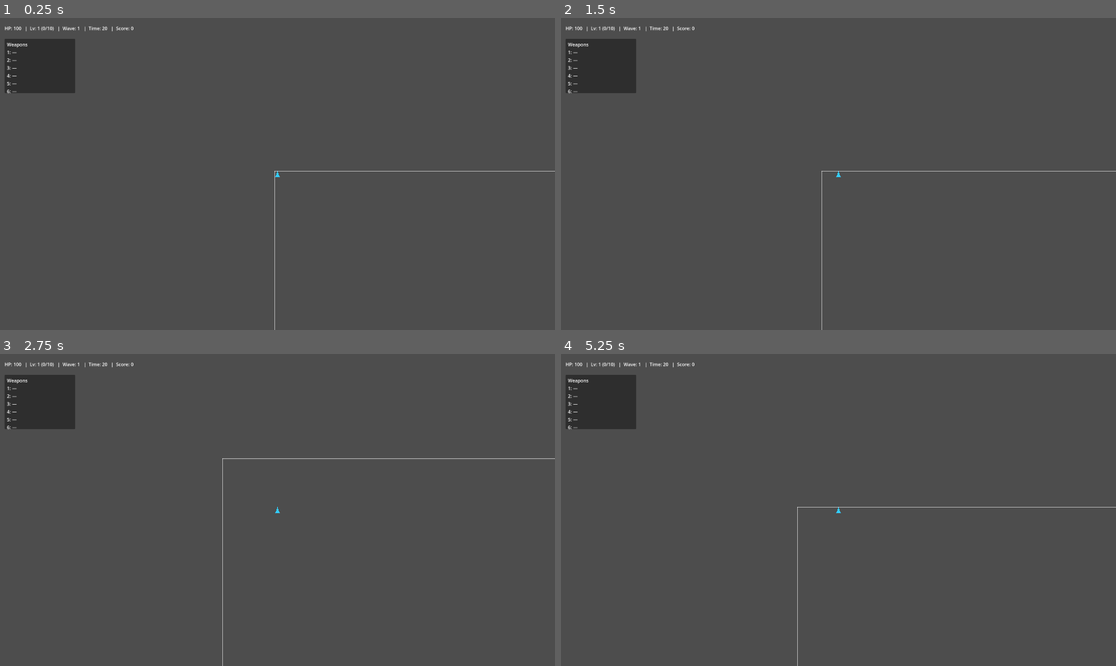
Above: before the commit, frames 1-4 (two rows, left to right).
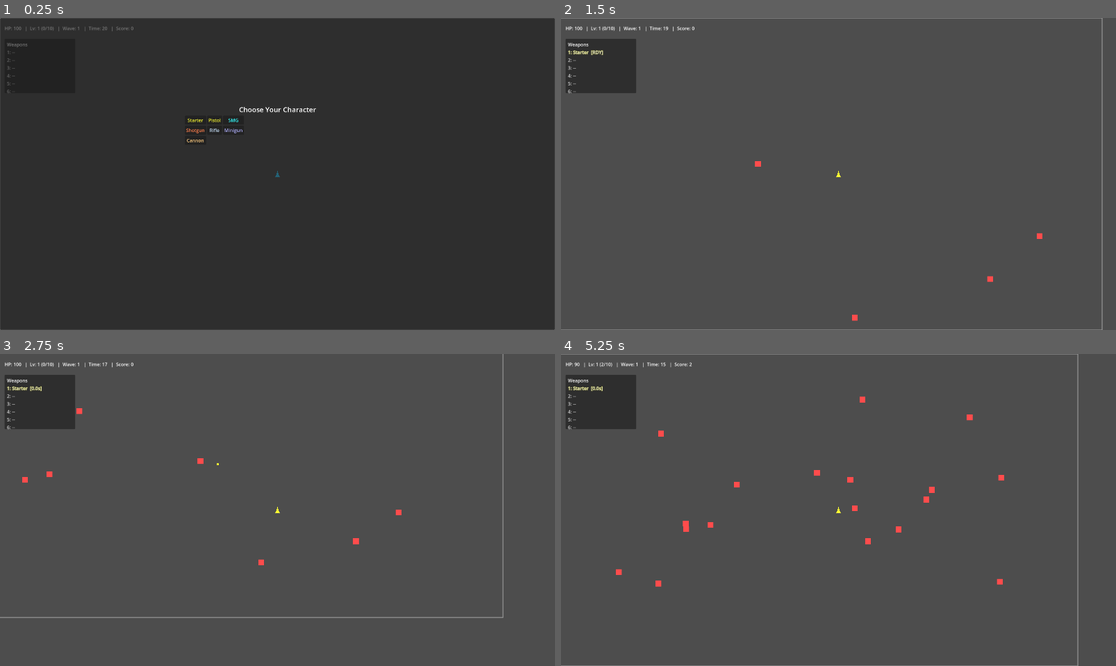
Above: after the commit, the same moments.

Repository: Deitox/Dexcoto
Game: Godot game, scene res://scenes/Main.tscn
Same seed, same stepped clock (60 frames per second), same inputs: the game is played once before the commit and once after it.
Inputs (mouse positions are in pixels of both pictures, inside the frame that each line leads up to):
- Up to frame 1 (0.25 s): no input
- Up to frame 2 (1.5 s): click (755, 120) at 0.5 s, where only the run after the commit has a clickable "Starter"; tap Enter at 1.25 s; hold Right (ui_right) from 1.28 s (still down)
- Up to frame 3 (2.75 s): release Right (ui_right) at 2.03 s; hold Down (ui_down) from 2.03 s (still down)
- Up to frame 4 (5.25 s): release Down (ui_down) at 2.78 s; hold Right (ui_right) 2.78-3.53 s; hold Up (ui_up) 3.53-4.28 s; hold Left (ui_left) from 4.28 s (still down)

The runs differ from the first frame. In frame 1, 97% of the frame differs, in the area x 0-100%, y 0-100%; in frame 2, 1.0%; in frame 3, 1.1%; in frame 4, 1.5%.
Error before the commit: Parse Error: Expected indented block after function declaration. (res://scripts/main.gd:649)

Commit message:
fix(shop): clear stale borders and apply only to owned weapons

Diff:
--- a/scripts/main.gd
+++ b/scripts/main.gd
@@ -40,6 +40,9 @@
 # Use global class UpgradeDB (from upgrades.gd)
 const ShopDB = preload("res://scripts/shop.gd")
 const TURRET_SCENE: PackedScene = preload("res://scenes/Turret.tscn")
+
+# HUD highlight map for weapon changes while in shop
+var _hud_highlight: Dictionary = {}
 
 # Performance caps
 const SOFT_CAP_ENEMIES: int = 40
@@ -399,8 +402,13 @@
 		btns[i].add_theme_color_override("font_hover_color", rcol)
 		btns[i].add_theme_color_override("font_pressed_color", rcol)
 		btns[i].add_theme_color_override("font_focus_color", rcol)
-		# Border highlight if player already owns this weapon (helps spot mergable items)
-		if String(o.get("kind","")) == "weapon" and player and player.has_method("get"):
+		# Clear any previous border overrides to avoid stale highlights
+		btns[i].remove_theme_stylebox_override("normal")
+		btns[i].remove_theme_stylebox_override("hover")
+		btns[i].remove_theme_stylebox_override("pressed")
+		btns[i].remove_theme_stylebox_override("focus")
+		# Border highlight only for weapons the player already owns (helps spot mergable items)
+		if String(o.get("kind","")) == "weapon" and player != null:
 			var wid: String = String(o.get("id", ""))
 			var owned: int = _count_player_weapon(wid)
 			if owned > 0:
@@ -647,9 +655,6 @@
 	get_tree().paused = true
 
 func _on_character_chosen(ch: Dictionary) -> void:
-# HUD highlight map for weapon changes while in shop
-var _hud_highlight: Dictionary = {}
-
 	character_panel.visible = false
 	get_tree().paused = false
 	# Apply player color and starting weapon
